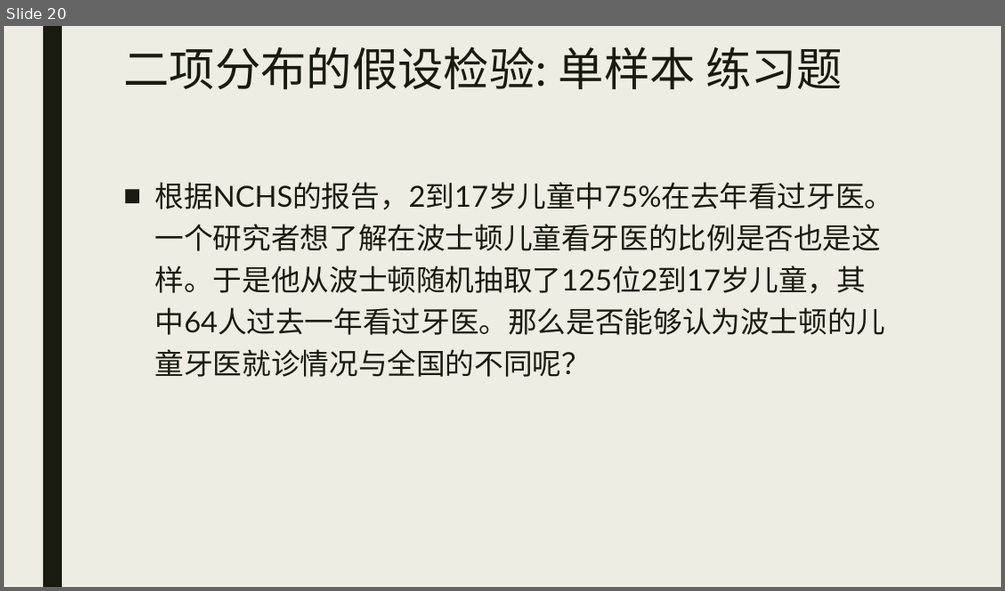
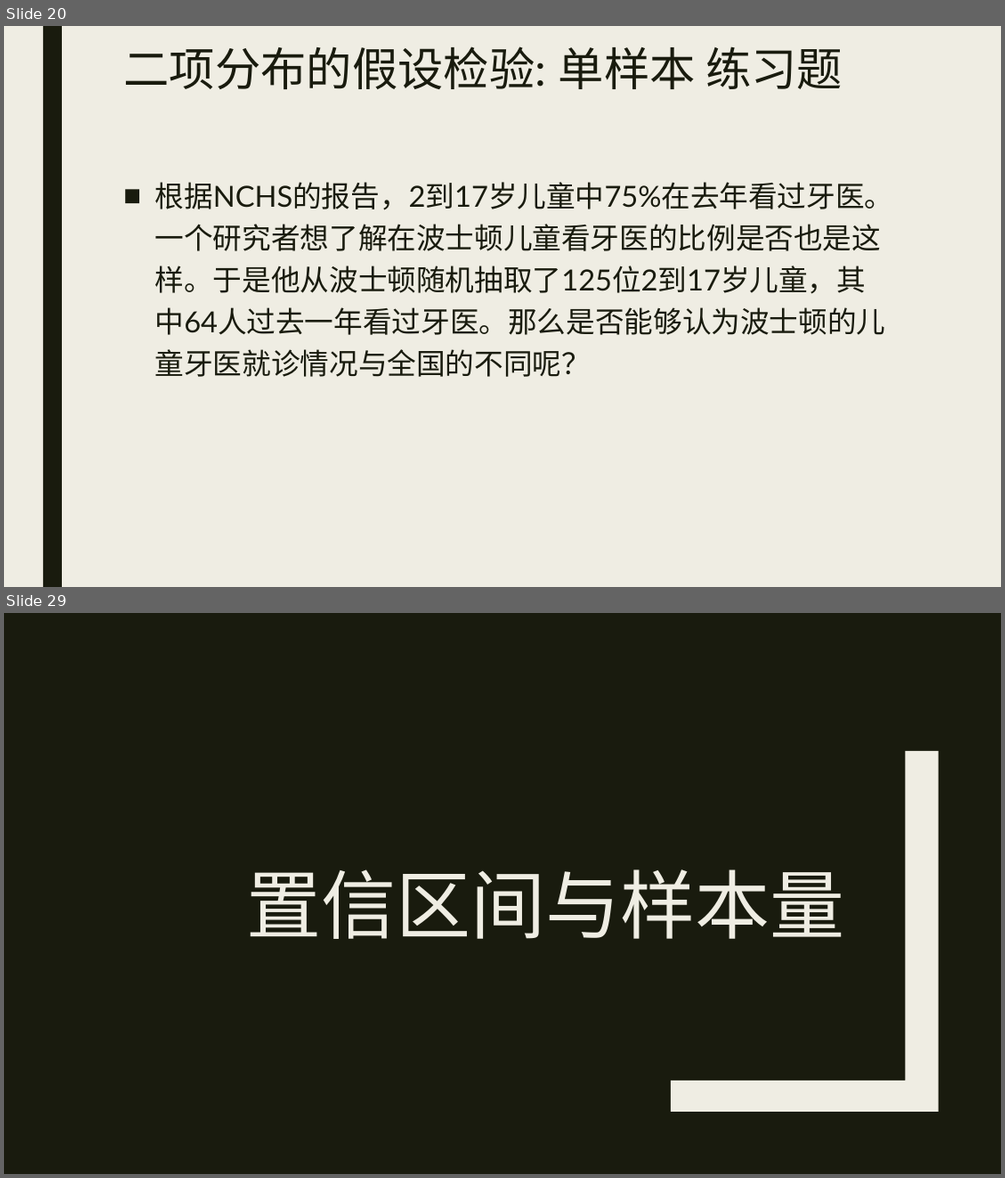
Before and after one commit to beneon/medstat, a slide deck: lect-6/二分变量的检验以及样本量估计.pptx. Shown one above the other, each under a label of ours: slide 20 before the commit, slides 20 and 29 after it; the slides between them are not shown. The pictures are 1005x591 and 1005x1178 pixels, drawn with LibreOffice and Linux fonts; fonts in the diff are those of the drawing. Boxes give left, top, right and bottom in pixels: in the first picture for what was removed or moved away, otherwise in the second. Text is boxed around its words. In the diff, an @@ line names an element or a change of style, - is before the commit and + after.

```diff
--- a/lect-6/二分变量的检验以及样本量估计.pptx
+++ b/lect-6/二分变量的检验以及样本量估计.pptx
@@ slide 29 added at box(4, 613, 1001, 1174), background #191B0E @@
@@ freeform shape added at box(671, 751, 938, 1111), fill #EFEDE3 @@
@@ title added at box(247, 869, 845, 939), 72 pt, text #EFEDE3 @@
+置信区间与样本量
```
Also in this commit, not shown: 17 other slides added.
